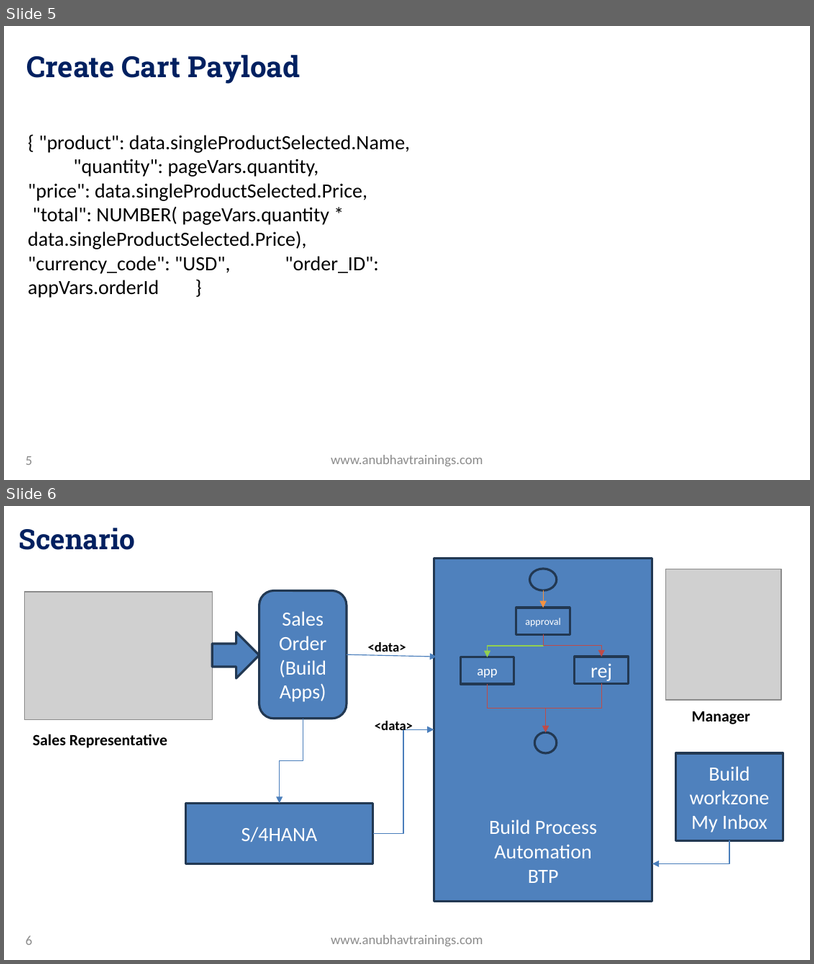
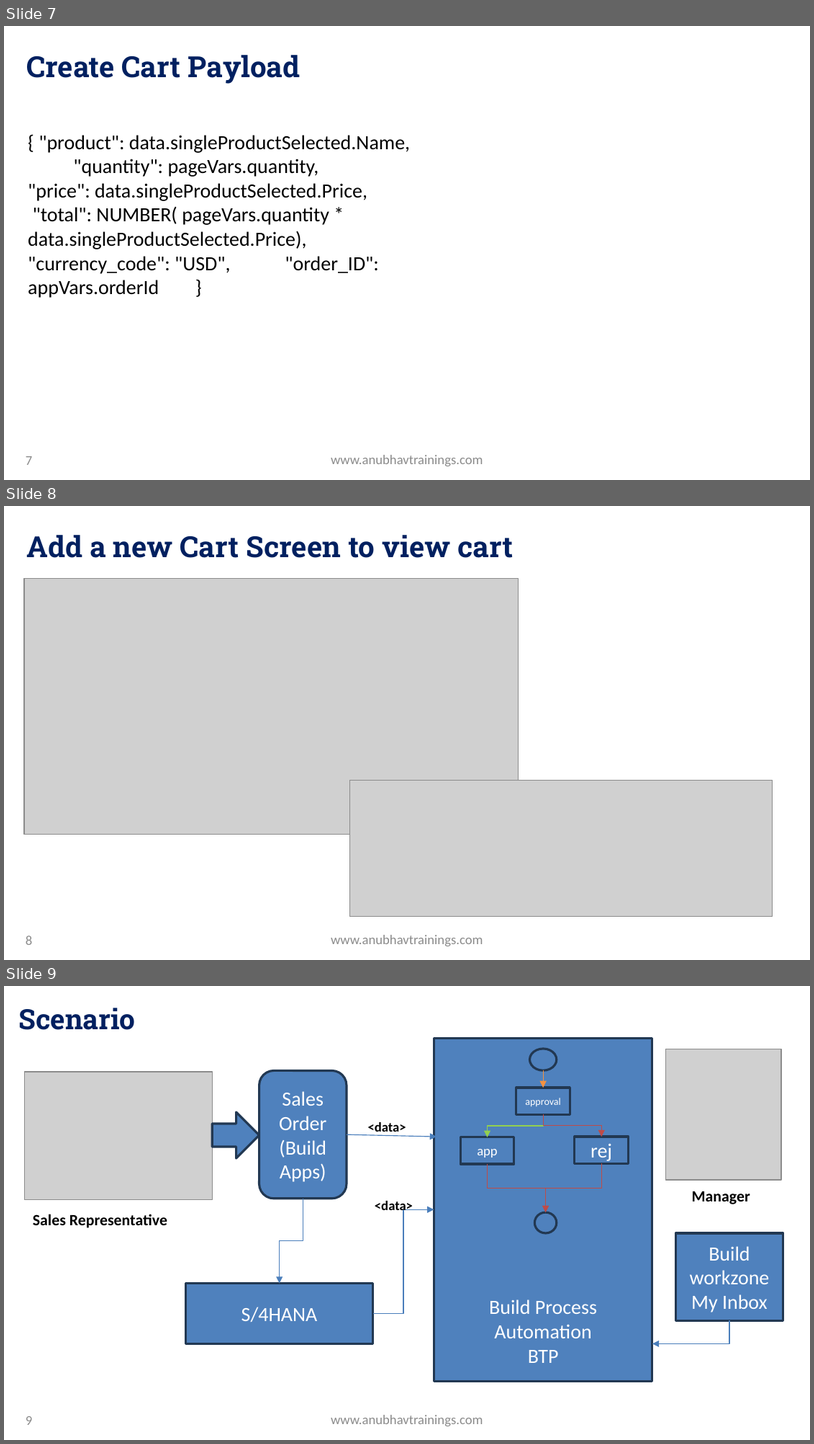
Before and after one commit to soyuztechnologies/SAP_Build_End_to_End, a slide deck: Day 24/SAP Build Training Day 24.pptx. Shown one above the other, each under a label of ours: slides 5 and 6 before the commit, slides 7, 8 and 9 after it. The pictures are 814x964 and 814x1444 pixels, drawn with LibreOffice and Linux fonts; fonts in the diff are those of the drawing; grey boxes stand for pictures; background and template pictures are left out. Boxes give left, top, right and bottom in pixels: in the first picture for what was removed or moved away, otherwise in the second. Text is boxed around its words. In the diff, an @@ line names an element or a change of style, - is before the commit and + after.

```diff
--- a/Day 24/SAP Build Training Day 24.pptx
+++ b/Day 24/SAP Build Training Day 24.pptx
@@ slide 8 added at bbox=[4, 506, 810, 960], background picture (left out) @@
@@ title added at bbox=[26, 535, 514, 558], 26 pt, text gradient #002060 to #0070C0, bold @@
+Add a new Cart Screen to view cart
@@ picture added at bbox=[24, 579, 519, 834] @@
@@ picture added at bbox=[350, 780, 773, 916] @@
@@ page number added at bbox=[26, 935, 32, 944], 12 pt, text #8C8C8C @@
+8
@@ text added at bbox=[331, 934, 483, 946], 12 pt, text #8C8C8C @@
+www.anubhavtrainings.com
@@ what was slide 5 is now slide 7 @@
@@ page number at bbox=[26, 456, 32, 464]: text changed @@
-5
+7
@@ what was slide 6 is now slide 9 @@
@@ page number at bbox=[26, 1416, 32, 1424]: text changed @@
-6
+9
```
Also in this commit, not shown: 1 slide changed, 2 other slides added, 4 other files.
